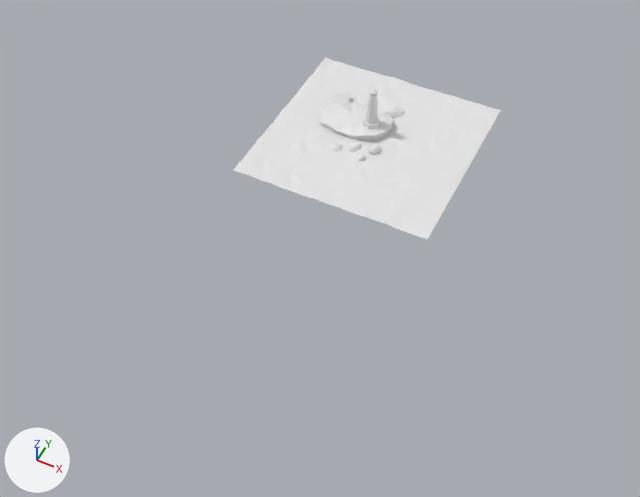
Renders of the Blender file lighthouse.blend from each side of a commit.
Camera for both pictures: a camera (50 mm lens) standing at (15.9, -36.3, 33.4) and looking at (2.0, -8.5, -1.4). Arrows for +X, +Y and +Z are at lower left; the lights stay in place.

The older version as bpy lines, for what is in view:
```python
me_circle_007 = bpy.data.meshes.new('Circle.007')
me_circle_007.from_pydata(...)  # 103 vertices, 86 faces; spans x -0.86..0.86, y -0.99..0.99, z -4.99..0.3
me_cube_002 = bpy.data.meshes.new('Cube.002')
me_cube_002.from_pydata(...)  # a box spanning x -1.0..1.0, y -1.0..1.0, z -1.0..1.0; a box spanning x -17.5..-15.5, y -1.0..1.0, z -1.0..1.0; a box spanning x -1.0..1.0, y 9.2..11.2, z -1.0..1.0; a box spanning x -17.5..-15.5, y 9.2..11.2, z -1.0..1.0
me_grid = bpy.data.meshes.new('Grid')
me_grid.from_pydata(...)  # 441 vertices, 400 faces; spans x -1.0..1.0, y -1.0..1.0, z -0.07..0.13
me_grid_002 = bpy.data.meshes.new('Grid.002')
me_grid_002.from_pydata(...)  # 24 vertices, 29 faces; spans x -1.77..2.05, y -1.29..1.46, z 0.18..0.72
ob_cube_001 = bpy.data.objects.new('Cube.001', me_cube_002)
ob_cube_001.location = (-1.34, 1.89, 0.19)
ob_cube_001.rotation_euler = (0.0, 0.0, -1.212)  # degrees (0, 0, -69)
ob_cube_001.scale = (-0.0509, -0.0509, 0.246)
ob_island_grass = bpy.data.objects.new('island-grass', me_grid_002)
ob_island_grass.location = (-0.01, 0.0, 0.0)
ob_island_grass.scale = (1.07, 1.07, 1.07)
_m = ob_island_grass.modifiers.new('Solidify', 'SOLIDIFY')
_m.thickness = 0.15
ob_lighthouse = bpy.data.objects.new('lighthouse', me_circle_007)
ob_lighthouse.location = (1.1, -0.27, 2.86)
ob_lighthouse.scale = (0.489, 0.489, 0.489)
ob_sea = bpy.data.objects.new('sea', me_grid)
ob_sea.location = (1.41, -0.88, 0.0)
ob_sea.scale = (5.72, 5.72, 0.563)
```
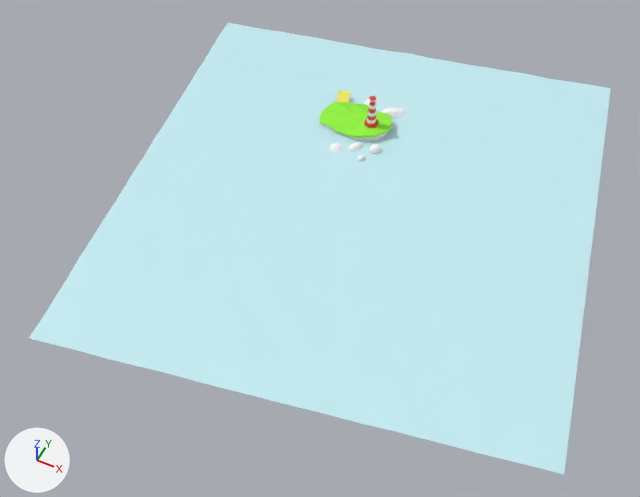
Location of each change, (x1, y1, x2, y2) in pixels of the pictures (640 x 497 px):
'sea', recoloured, moved, turned, rescaled (white to cyan)
    before: (234, 57, 501, 239)
    after: (29, 23, 611, 474)
'island-grass', recoloured (white to green)
    both: (319, 102, 392, 138)
'lighthouse', reshaped, moved, rescaled (17% narrower, 20% shorter)
    before: (363, 89, 380, 129)
    after: (364, 96, 378, 128)
part 1 of me_circle_007, built on
    before: (366, 95, 377, 124)
    after: (367, 102, 376, 124)
part 2 of me_circle_007, recoloured
    before: (363, 89, 380, 129)
    after: (364, 96, 378, 128)

What the commit changed:
Material 'grass' (mat_grass) is new.
Its base color is (0.297, 0.921, 0.0421) (green #94f63a).
Its roughness is 0.774.
Material 'sea' (mat_sea) is new.
Its base color is (0.566, 0.858, 0.917) (cyan #c6eef5).
Material 'lighthouse-2' (mat_lighthouse_2) is new.
Its base color is (0.894, 0.894, 0.894) (white #f3f3f3).
Material 'lighthouse-1' (mat_lighthouse_1) is new.
Its base color is (0.816, 0.04, 0.0121) (red #e9381d).
me_circle_007 is used by ob_lighthouse; location (1.1, -0.27, 2.86); scale (0.489, 0.489, 0.489).
me_circle_007 had 103 vertices, 86 faces and spanned x -0.86..0.86, y -0.99..0.99, z -4.99..0.3.
me_circle_007 now has 133 vertices, 116 faces and spans x -0.86..0.86, y -0.99..0.99, z -4.99..0.3.
Part 1, on me_circle_007:
6 faces are deleted.
30 vertices are added at x -0.55..0.55, y -0.64..0.64, z -3.5..-1.02.
18 new faces join them, mat_lighthouse_1 (red #e9381d).
18 new faces join them, mat_lighthouse_2 (white #f3f3f3).
me_circle_007 part 2: 37 faces spanning x -0.86..0.86, y -0.99..0.99, z -4.99..0.3 switch from no material to mat_lighthouse_1 (red #e9381d).
me_circle_007 now uses material mat_lighthouse_2 (white #f3f3f3).
me_grid has 441 vertices, 400 faces and spans x -1.0..1.0, y -1.0..1.0, z -0.07..0.13.
me_grid now uses material mat_sea (cyan #c6eef5).
me_grid_002 has 24 vertices, 29 faces and spans x -1.77..2.05, y -1.29..1.46, z 0.18..0.72.
me_grid_002 now uses material mat_grass (green #94f63a).
Object 'lighthouse' (ob_lighthouse) moves from (1.1, -0.27, 2.86) to (1.1, -0.27, 2.4).
Object 'lighthouse' (ob_lighthouse) is rescaled from (0.489, 0.489, 0.489) to (0.396, 0.396, 0.396).
Object 'sea' (ob_sea) moves from (1.41, -0.88, 0.0) to (2.67, -5.44, -0.01).
Object 'sea' (ob_sea) turns from (0, 0, 0) to (0, 0, -80) degrees about x, y and z.
Object 'sea' (ob_sea) is rescaled from (5.72, 5.72, 0.563) to (13.2, 12.2, 0.476).
Object 'Cube.001' (ob_cube_001) is rescaled from (-0.0509, -0.0509, 0.246) to (1.0, 1.0, 1.0).
